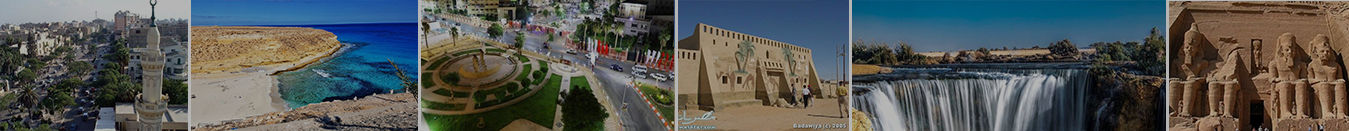
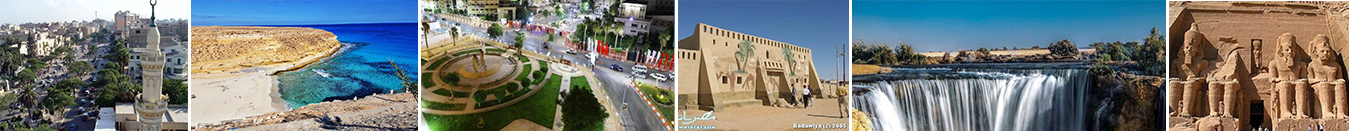
Layers edited between the first and the second 1349px x 131px image:
hid "Layer 1" over <box>0,0,1349,131</box>
